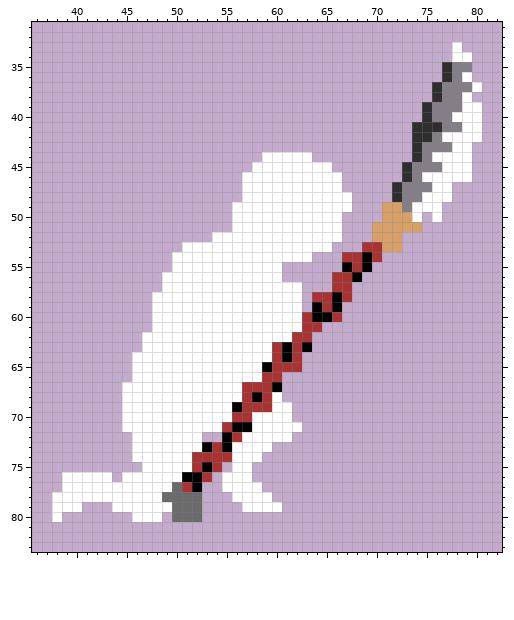
Two states of a pixel-art file, ressources/NewGate/sprites/normal/base/hurt_grounded_low.ase. Above, as it was before the edit.
128x128 pixels, 1 frame. Shown: x 36..82, y 31..83.
And afterwards:
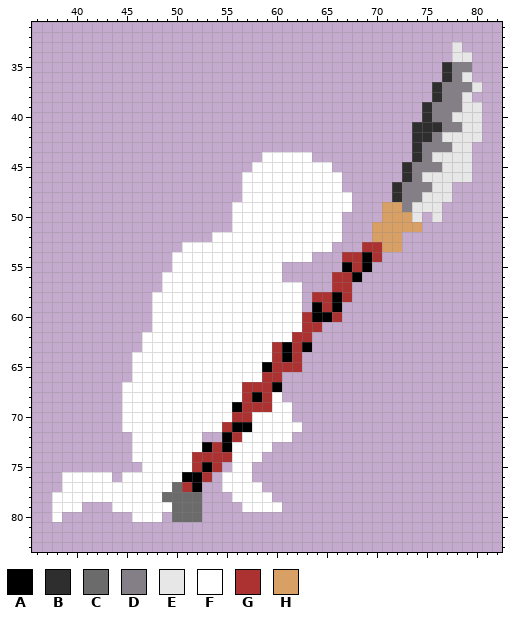
Palette (. is transparent): A #000000  B #2e2e2e  C #6b6b6b  D #847e87  E #e7e7e7  F #ffffff  G #ac3232  H #d9a066
Message: Changed weapon's blade Color
From old to new:
--- layer "Weapon"
@@ x 72..82 @@
 32 ...........
-33 ......F....
-34 ......FF...
+33 ......E....
+34 ......EE...
 35 .....BDD...
-36 .....BDF...
-37 ....BDDDF..
-38 ....BDDF...
-39 ...BDDDFF..
-40 ...BDDFFF..
-41 ..BBBDDFF..
-42 ..BBDFFFF..
-43 ..BDDDFF...
-44 ..BDFFFF...
-45 .BDDDFFF...
-46 .BDFFFFF...
-47 BDDDFF.....
-48 BDDFFF.....
-49 HDFFF......
-50 HHF.F......
+36 .....BDE...
+37 ....BDDDE..
+38 ....BDDE...
+39 ...BDDDEE..
+40 ...BDDEEE..
+41 ..BBBDDEE..
+42 ..BBDEEEE..
+43 ..BDDDEE...
+44 ..BDEEEE...
+45 .BDDDEEE...
+46 .BDEEEEE...
+47 BDDDEE.....
+48 BDDEEE.....
+49 HDEEE......
+50 HHE.E......
 51 HHH........
Pixel boxes of the changes (left, top, right, bottom) in both pictures:
changed: (412, 42, 482, 222)
